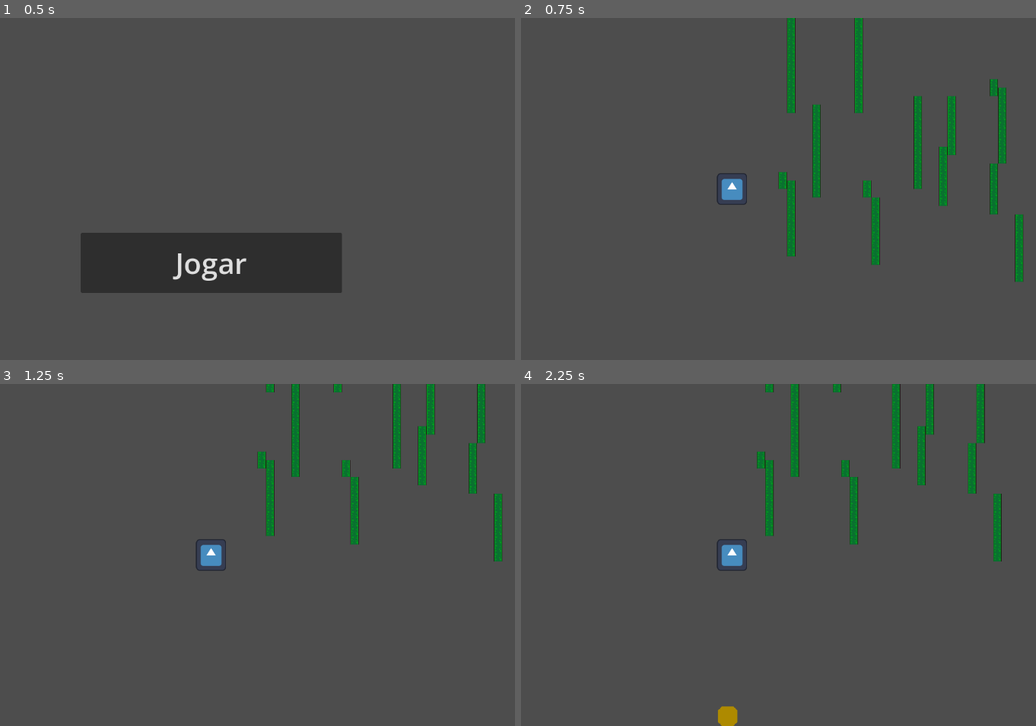
Above: before the commit, frames 1-4 (two rows, left to right).
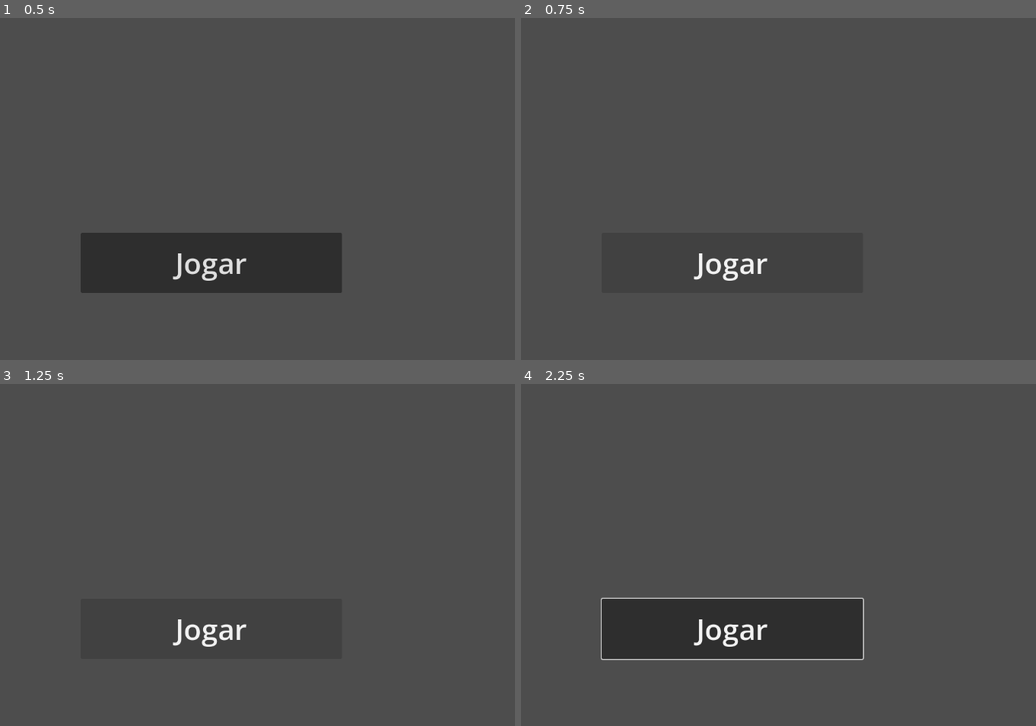
Above: after the commit, the same moments.

Repository: felipebs25/GameJamGamso
Game: Godot game, scene res://scenes/menu.tscn
Same seed, same stepped clock (60 frames per second), same inputs: the game is played once before the commit and once after it. This scene is started directly instead of the project's main scene. The engine's default icon, where the game draws it, is replaced by a stand-in: a white triangle on a blue panel in a dark square.
Inputs (mouse positions are in pixels of both pictures, inside the frame that each line leads up to):
- Up to frame 1 (0.5 s): no input
- Up to frame 2 (0.75 s): click "Jogar" at 0.5 s
- Up to frame 3 (1.25 s): no input
- Up to frame 4 (2.25 s): click (732, 630) at 1.25 s, where only the run after the commit has a clickable "Jogar"; move the mouse to (866, 537) at 2.02 s; press the mouse at (866, 537) at 2.03 s; hold Right (ui_right) from 2.03 s (still down)

Frame 1 is identical in both runs. In frame 2, 5.0% of the frame differs, in the area x 33-98%, y 0-78%; in frame 3, 3.9%; in frame 4, 13%, in the area x 15-94%, y 0-100%.

Commit message:
ejfsolef

Diff:
--- a/game-jam/Scripts/character_body_2d.gd
+++ b/game-jam/Scripts/character_body_2d.gd
@@ -4,7 +4,9 @@
 const SPEED_VINE = 100.0
 const JUMP_VELOCITY = -350.0
 
+@onready var magneto: AudioStreamPlayer = $"../magneto"
 @onready var camera_2d: Camera2D = $Camera2D
+@onready var footstep: AudioStreamPlayer = $footstep
 
 
 var is_using_vine: bool = false
@@ -46,7 +48,11 @@
 			velocity.x = horizontal_direction * SPEED
 		elif not dashing and not atrair:
 			velocity.x = move_toward(velocity.x, 0, SPEED)
-
+	if is_on_floor() and not is_using_vine and horizontal_direction != 0:
+		if not footstep.playing:
+			footstep.play()
+	else:
+		footstep.stop()
 	move_and_slide()
 
 func pular():
@@ -57,10 +63,12 @@
 	velocity += get_gravity() * delta
 
 func atraindo(direc, b):
+	magneto.play()
 	atrair = b
 	força_ima = direc if b else Vector2.ZERO
 
 func ativarDash(direc):
+	magneto.play()
 	dashing = true
 	if not is_on_floor():
 		velocity = direc * 400
--- a/game-jam/Scripts/pedraBody.gd
+++ b/game-jam/Scripts/pedraBody.gd
@@ -1,5 +1,6 @@
 extends CharacterBody2D
 @onready var collision_shape: CollisionShape2D = $CollisionShape2D
+@onready var magneto: AudioStreamPlayer = $"../pedra"
 
 var gravity = ProjectSettings.get_setting("physics/2d/default_gravity")
 var direction: Vector2
@@ -10,6 +11,7 @@
 
 func _physics_process(delta: float) -> void:
 	if atraindo:
+		magneto.play()
 		direction = (player.global_position - global_position).normalized()
 		velocity = direction * speed
 		move_and_slide()
@@ -23,6 +25,7 @@
 			set_physics_process(false)
 
 func puxar(p):
+	magneto.play()
 	player = p
 	atraindo = true
 	collision_shape.disabled = true
--- a/game-jam/scenes/map.tscn
+++ b/game-jam/scenes/map.tscn
@@ -2,7 +2,7 @@
 
 [ext_resource type="Script" uid="uid://c784x4senpyfq" path="res://scripts/map.gd" id="1_paxxb"]
 [ext_resource type="Texture2D" uid="uid://cg8xytk6kbfj4" path="res://assets/world_tileset.png" id="2_gldc4"]
-[ext_resource type="AudioStream" uid="uid://cc2swab0s8odo" path="res://scenes/vine.mp3" id="3_gldc4"]
+[ext_resource type="AudioStream" uid="uid://hupnii1y6huo" path="res://sounds/vine.mp3" id="3_gldc4"]
 
 [sub_resource type="RectangleShape2D" id="RectangleShape2D_e6lj2"]
 size = Vector2(1152, 22)
--- a/game-jam/scenes/menu.gd
+++ b/game-jam/scenes/menu.gd
@@ -1,9 +1,12 @@
 extends Control
 @onready var jogar: Button = $Button
+@onready var iniciar: AudioStreamPlayer = $AudioStreamPlayer
 
 
 func _ready() -> void:
 	jogar.pressed.connect(iniciar_jogo)
 
 func iniciar_jogo():
+	iniciar.play()
+	await iniciar.finished
 	get_tree().change_scene_to_file("res://scenes/world.tscn")
--- a/game-jam/scenes/menu.tscn
+++ b/game-jam/scenes/menu.tscn
@@ -2,6 +2,7 @@
 
 [ext_resource type="Script" uid="uid://djqkne2ovanxs" path="res://scenes/menu.gd" id="1_vjb58"]
 [ext_resource type="AudioStream" uid="uid://dfr3ueh1u61ho" path="res://assets/menu.mp3" id="1_yqeox"]
+[ext_resource type="AudioStream" uid="uid://hbhib7fp6wh0" path="res://sounds/iniciar.mp3" id="2_con2f"]
 
 [node name="Menu" type="Control" unique_id=1180687197]
 layout_mode = 3
@@ -11,6 +12,10 @@
 grow_horizontal = 2
 grow_vertical = 2
 script = ExtResource("1_vjb58")
+
+[node name="AudioStreamPlayer" type="AudioStreamPlayer" parent="." unique_id=1226934733]
+stream = ExtResource("2_con2f")
+volume_db = 6.89
 
 [node name="TextureRect" type="TextureRect" parent="." unique_id=854928730]
 layout_mode = 0
--- a/game-jam/scenes/pedra.tscn
+++ b/game-jam/scenes/pedra.tscn
@@ -1,7 +1,8 @@
 [gd_scene format=3 uid="uid://dm20hpg7ouw1e"]
 
-[ext_resource type="Script" uid="uid://bt2f45xd7wdss" path="res://Scripts/pedraBody.gd" id="1_3q7da"]
-[ext_resource type="Texture2D" uid="uid://c8ll6j3tw3jq7" path="res://New Piskel (1).png" id="1_o3i74"]
+[ext_resource type="Script" uid="uid://bt2f45xd7wdss" path="res://scripts/pedraBody.gd" id="1_3q7da"]
+[ext_resource type="Texture2D" uid="uid://c8ll6j3tw3jq7" path="res://assets/New Piskel (1).png" id="1_o3i74"]
+[ext_resource type="AudioStream" uid="uid://xbuvb0kr1qj1" path="res://sounds/magneto.mp3" id="3_il7dk"]
 
 [sub_resource type="CircleShape2D" id="CircleShape2D_3q7da"]
 radius = 22.0
@@ -23,3 +24,6 @@
 position = Vector2(9.500001, 9.500001)
 scale = Vector2(1.15625, 1.1562502)
 texture = ExtResource("1_o3i74")
+
+[node name="pedra" type="AudioStreamPlayer" parent="." unique_id=2017162757]
+stream = ExtResource("3_il7dk")
--- a/game-jam/scenes/player.tscn
+++ b/game-jam/scenes/player.tscn
@@ -1,8 +1,10 @@
 [gd_scene format=3 uid="uid://c1fo2g8yx01c0"]
 
 [ext_resource type="Texture2D" uid="uid://n3b5tkdvnp1o" path="res://assets/icon.svg" id="1_4flbx"]
-[ext_resource type="Script" uid="uid://csikr4awb1vyv" path="res://scripts/character_body_2d.gd" id="1_onrkg"]
+[ext_resource type="Script" uid="uid://3jmli7dmvtnu" path="res://scripts/character_body_2d.gd" id="1_onrkg"]
 [ext_resource type="Script" uid="uid://bwvwtmycl4fgt" path="res://scenes/camera_2d.gd" id="3_qhqgy"]
+[ext_resource type="AudioStream" uid="uid://b6o6w8ey5skfi" path="res://sounds/footstep.mp3" id="4_dqkch"]
+[ext_resource type="AudioStream" uid="uid://xbuvb0kr1qj1" path="res://sounds/magneto.mp3" id="5_qlg0r"]
 
 [sub_resource type="RectangleShape2D" id="RectangleShape2D_onrkg"]
 size = Vector2(57, 60)
@@ -22,3 +24,10 @@
 
 [node name="Camera2D" type="Camera2D" parent="CharacterBody2D" unique_id=313326655]
 script = ExtResource("3_qhqgy")
+
+[node name="footstep" type="AudioStreamPlayer" parent="CharacterBody2D" unique_id=150706649]
+stream = ExtResource("4_dqkch")
+volume_db = -3.735
+
+[node name="magneto" type="AudioStreamPlayer" parent="." unique_id=1625471979]
+stream = ExtResource("5_qlg0r")
--- a/game-jam/scenes/stone.tscn
+++ b/game-jam/scenes/stone.tscn
@@ -1,6 +1,7 @@
 [gd_scene format=3 uid="uid://cw0xqntes50ss"]
 
 [ext_resource type="Script" uid="uid://bd3yms382dy6" path="res://scripts/stone.gd" id="1_tuldt"]
+[ext_resource type="AudioStream" uid="uid://bwko8cd28iuth" path="res://sounds/pedra.mp3" id="2_6niw0"]
 [ext_resource type="Texture2D" uid="uid://n3b5tkdvnp1o" path="res://assets/icon.svg" id="2_f651v"]
 
 [sub_resource type="RectangleShape2D" id="RectangleShape2D_rot5g"]
@@ -8,6 +9,10 @@
 
 [node name="Stone_scene" type="Node2D" unique_id=692288630]
 script = ExtResource("1_tuldt")
+
+[node name="pedra" type="AudioStreamPlayer" parent="." unique_id=729165089]
+stream = ExtResource("2_6niw0")
+volume_db = -4.09
 
 [node name="Stone" type="CharacterBody2D" parent="." unique_id=698568001]
 position = Vector2(30, -31)
--- a/game-jam/scripts/character_body_2d.gd
+++ b/game-jam/scripts/character_body_2d.gd
@@ -4,7 +4,9 @@
 const SPEED_VINE = 100.0
 const JUMP_VELOCITY = -350.0
 
+@onready var magneto: AudioStreamPlayer = $"../magneto"
 @onready var camera_2d: Camera2D = $Camera2D
+@onready var footstep: AudioStreamPlayer = $footstep
 
 
 var is_using_vine: bool = false
@@ -46,7 +48,11 @@
 			velocity.x = horizontal_direction * SPEED
 		elif not dashing and not atrair:
 			velocity.x = move_toward(velocity.x, 0, SPEED)
-
+	if is_on_floor() and not is_using_vine and horizontal_direction != 0:
+		if not footstep.playing:
+			footstep.play()
+	else:
+		footstep.stop()
 	move_and_slide()
 
 func pular():
@@ -57,10 +63,12 @@
 	velocity += get_gravity() * delta
 
 func atraindo(direc, b):
+	magneto.play()
 	atrair = b
 	força_ima = direc if b else Vector2.ZERO
 
 func ativarDash(direc):
+	magneto.play()
 	dashing = true
 	if not is_on_floor():
 		velocity = direc * 400
--- a/game-jam/scripts/map.gd
+++ b/game-jam/scripts/map.gd
@@ -4,10 +4,10 @@
 const DROP_STEPS := 20
 const SHAKE_STEPS := 2
 const DROP_STEP_DELAY := 0.1
+const VINE_RESPAWN_TIME := 3.0   # segundos até a vinha voltar
 const VINE_START_POS := Vector2i(0, 4)
 
 @onready var vine_sound: AudioStreamPlayer = $vine
-
 @onready var tilemap: TileMapLayer = $TileMapLayer
 @onready var player: CharacterBody2D = $"../Player/CharacterBody2D"
 var stone_scene = preload("res://scenes/stone.tscn")
@@ -18,7 +18,7 @@
 var current_vine_cell := Vector2i.ZERO
 
 func _process(delta: float) -> void:
-	var chance = randi_range(1, 100000 * delta)
+	var chance = randi_range(1, 500000 * delta)
 	if chance == 1:
 		drop_stone()
 	var tile_pos: Vector2i = tilemap.local_to_map(tilemap.to_local(player.global_position))
@@ -38,7 +38,7 @@
 
 	if player.is_using_vine:
 		if not vine_sound.playing:
-				vine_sound.play()
+			vine_sound.play()
 
 	if not player.is_using_vine or is_dropping:
 		_reset_vine_timer()
@@ -70,6 +70,19 @@
 	var atlas_coords := tilemap.get_cell_atlas_coords(start_pos)
 	var alternative := tilemap.get_cell_alternative_tile(start_pos)
 
+	# --- Guarda o estado original da vinha (todas as células que serão afetadas) ---
+	var saved_cells: Array = []
+	for i in range(DROP_STEPS + 1):
+		var pos := start_pos + Vector2i(0, i)
+		var src := tilemap.get_cell_source_id(pos)
+		if src != -1:
+			saved_cells.append({
+				"pos": pos,
+				"source": src,
+				"atlas": tilemap.get_cell_atlas_coords(pos),
+				"alt": tilemap.get_cell_alternative_tile(pos),
+			})
+
 	player.is_using_vine = false
 	player.can_use_vine = false
 
@@ -85,6 +98,13 @@
 	_reset_vine_timer()
 	is_dropping = false
 
+	# --- Espera e regenera ---
+	await get_tree().create_timer(VINE_RESPAWN_TIME).timeout
+	_restore_vine(saved_cells)
+
+func _restore_vine(saved_cells: Array) -> void:
+	for cell in saved_cells:
+		tilemap.set_cell(cell["pos"], cell["source"], cell["atlas"], cell["alt"])
 
 func drop_stone():
 	var new_stone = stone_scene.instantiate()
--- a/game-jam/scripts/stone.gd
+++ b/game-jam/scripts/stone.gd
@@ -2,6 +2,7 @@
 class_name Stone
 @onready var stone: CharacterBody2D = $Stone
 @export var speed := 400.0
+@onready var pedra: AudioStreamPlayer = $pedra
 
 
 func _process(delta: float) -> void:
@@ -11,6 +12,7 @@
 
 
 func define_position(player):
+	pedra.play()
 	var tamanho_tela_vertical = get_viewport().get_visible_rect().size.y
 	var topo_da_tela = player.global_position.y - (tamanho_tela_vertical / 2.0)
 	var margem_seguranca = 100.0
Not shown, removed: game-jam/scenes/vine.mp3.import
Not shown, added: game-jam/sounds/footstep.mp3.import
Not shown, added: game-jam/sounds/iniciar.mp3.import
Not shown, added: game-jam/sounds/magneto.mp3.import
Not shown, added: game-jam/sounds/menu.mp3.import
Not shown, added: game-jam/sounds/pedra.mp3.import
Not shown, added: game-jam/sounds/vine.mp3.import
Not shown, removed: game-jam/scenes/vine.mp3
Not shown, added: game-jam/sounds/footstep.mp3
Not shown, added: game-jam/sounds/iniciar.mp3
Not shown, added: game-jam/sounds/magneto.mp3
Not shown, added: game-jam/sounds/menu.mp3
(and 2 more such lines)
